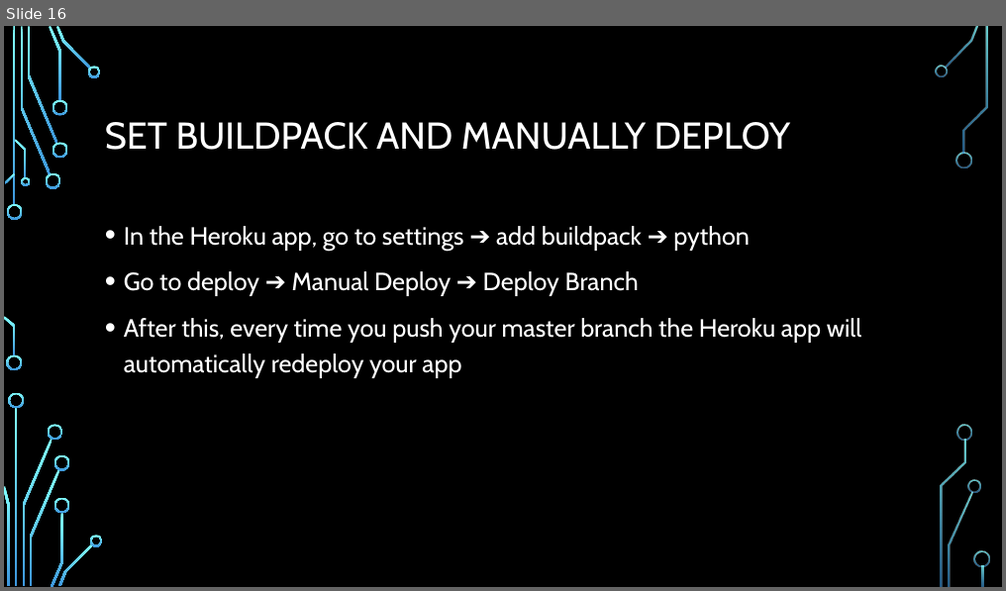
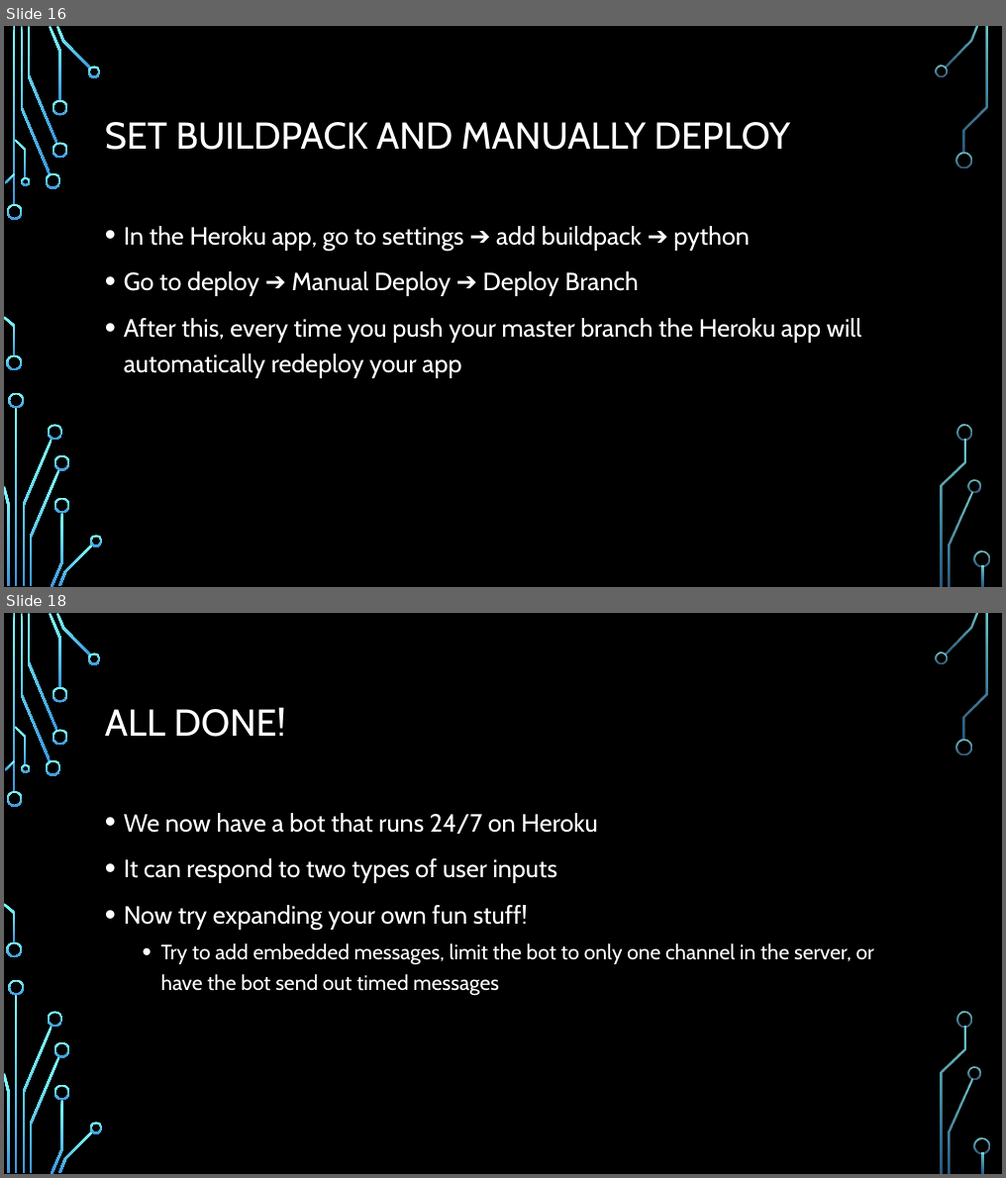
Before and after one commit to AustinLeligdon/exampleBot, a slide deck: discordPresentation.pptx. Shown one above the other, each under a label of ours: slide 16 before the commit, slides 16 and 18 after it; the slides between them are not shown. The pictures are 1006x591 and 1006x1178 pixels, drawn with LibreOffice and Linux fonts; fonts in the diff are those of the drawing; background and template pictures are left out. Boxes give left, top, right and bottom in pixels: in the first picture for what was removed or moved away, otherwise in the second. Text is boxed around its words. In the diff, an @@ line names an element or a change of style, - is before the commit and + after.

```diff
--- a/discordPresentation.pptx
+++ b/discordPresentation.pptx
@@ slide 18 added at (4,613,1002,1174), background picture (left out); not listed: 36 template elements that a slide beside it also shows @@
@@ title added at (105,707,286,737), 36 pt, text #FFFFFF @@
+ALL DONE!
@@ text added at (124,813,874,996), 24 pt, text #FFFFFF @@
+• We now have a bot that runs 24/7 on Heroku
+• It can respond to two types of user inputs
+• Now try expanding your own fun stuff!
+  • Try to add embedded messages, limit the bot to only one channel in the server, or have the bot send out timed messages
```
Also in this commit, not shown: 1 slide changed, 1 other file.
